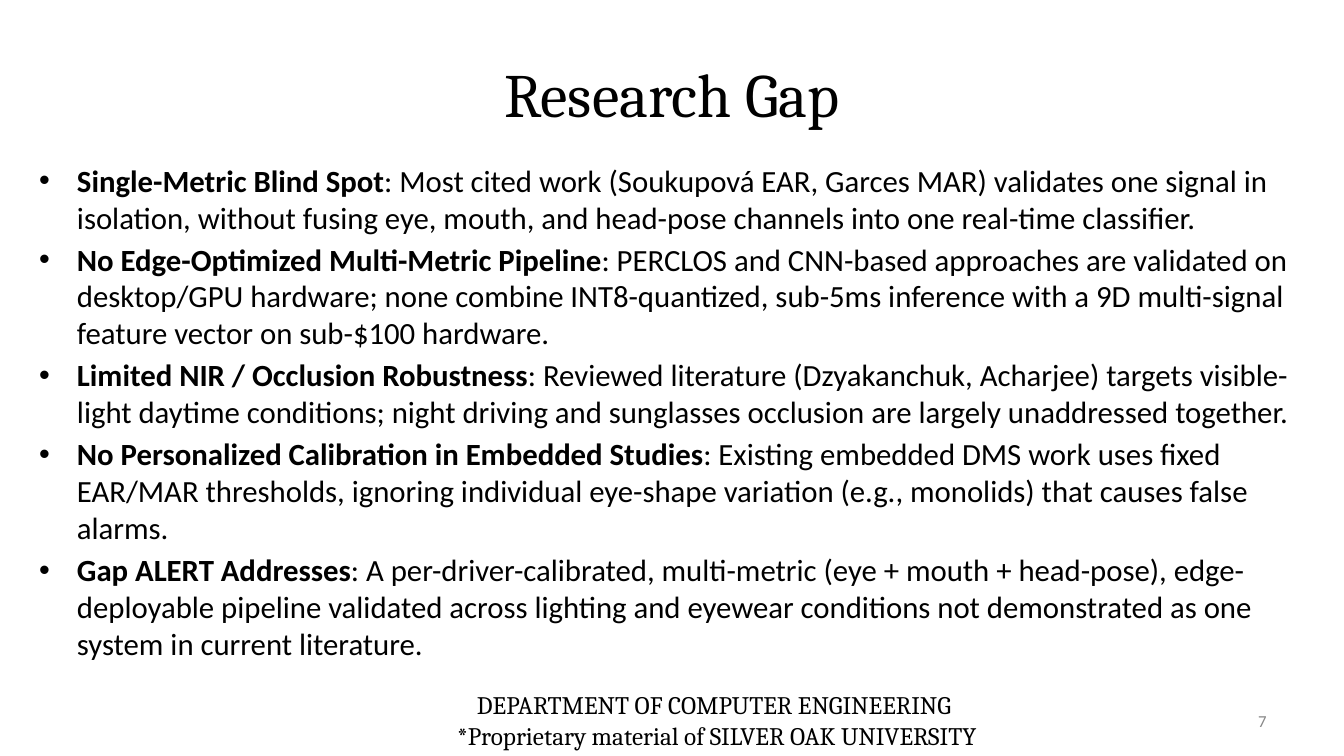
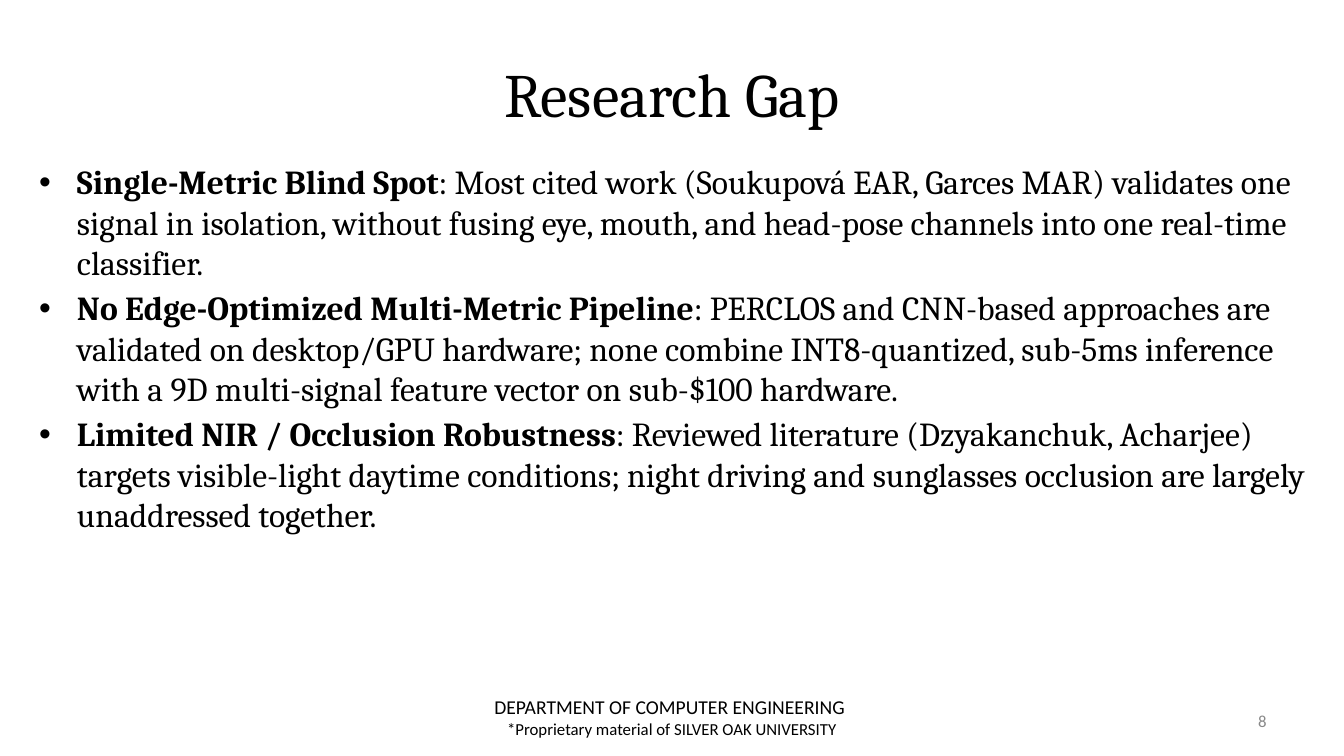
Before and after one commit to zoro1126/ALERT, a slide deck: slide 8 of review_docs/Review-2/NEW_Presentation_ALERT_CE_AIML_31.pptx (slide 7 before the commit). Drawn at 1344x756 pixels with LibreOffice and Linux fonts; fonts in the diff are those of the drawing; background and template pictures are left out. Boxes give left, top, right and bottom in pixels: in the first picture for what was removed or moved away, otherwise in the second. Text is boxed around its words. In the diff, an @@ line names an element or a change of style, - is before the commit and + after.

Commit message:
fully updated pptx file with correct content and format

```diff
--- a/review_docs/Review-2/NEW_Presentation_ALERT_CE_AIML_31.pptx
+++ b/review_docs/Review-2/NEW_Presentation_ALERT_CE_AIML_31.pptx
@@ text "Single-Metric Blind Spot: Most cited ..." at (77,170,1304,535): size 22 to 24 pt, font Calibri to Cambria @@
@@ text at (77,443,1252,660): paragraphs removed @@
-• No Personalized Calibration in Embedded Studies: Existing embedded DMS work uses fixed EAR/MAR thresholds, ignoring individual eye-shape variation (e.g., monolids) that causes false alarms.
-• Gap ALERT Addresses: A per-driver-calibrated, multi-metric (eye + mouth + head-pose), edge-deployable pipeline validated across lighting and eyewear conditions not demonstrated as one system in current literature.
@@ text "DEPARTMENT OF COMPUTER ENGINEERING": place and size @@
-text "DEPARTMENT OF COMPUTER ENGINEERING" at (457,697,976,751)
+text "DEPARTMENT OF COMPUTER ENGINEERING" at (494,701,845,738)
@@ text "DEPARTMENT OF COMPUTER ENGINEERING" at (494,701,845,738): size 18 to 14 pt in "DEPARTMENT OF COMPUTER ENGINEERING"; font Cambria to Calibri; size 18 to 12 pt in "*Proprietary material of SILVER OAK UNIVERSITY" @@
@@ page number at (1258,715,1266,727): text changed @@
-7
+8
```
Also in this commit, not shown: 14 other slides changed, 4 slides added, 2 slides removed.
